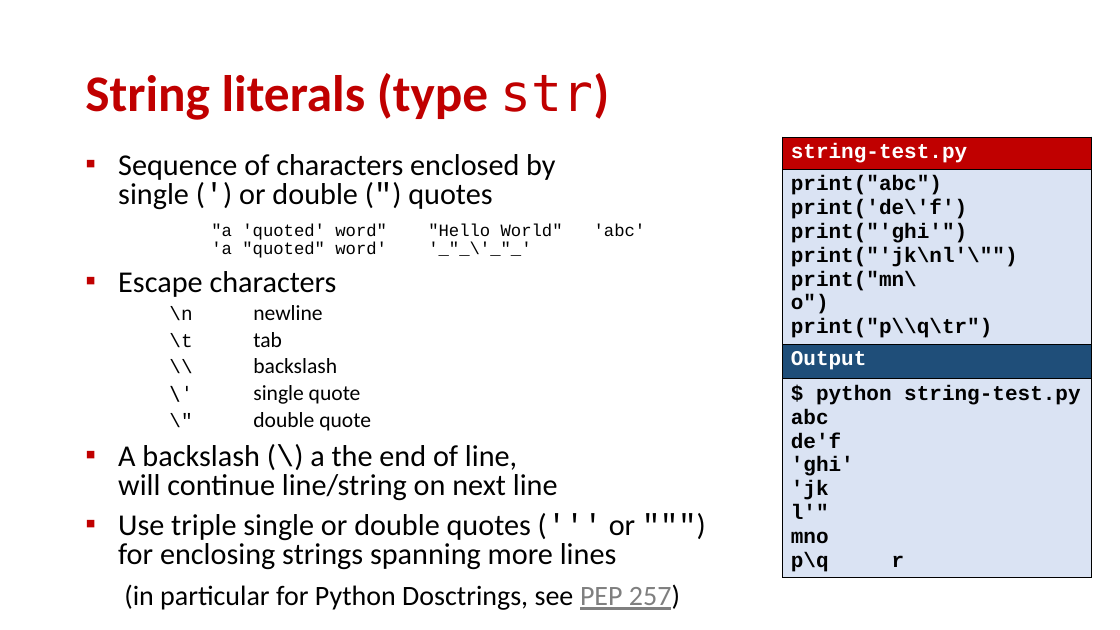
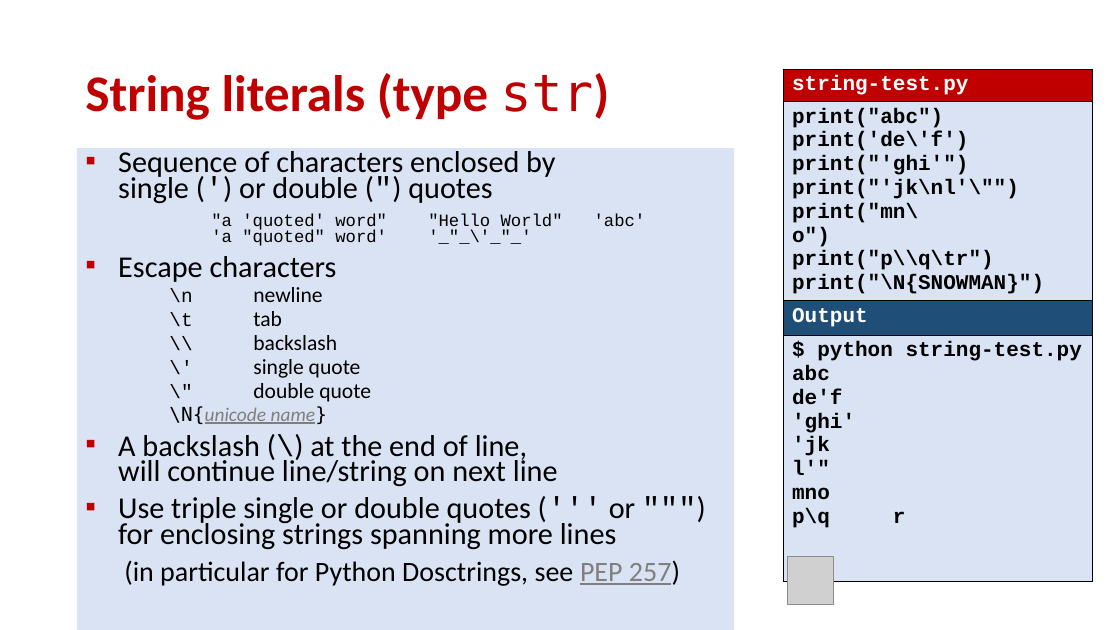
Before and after one commit to gsbrodal/gsbrodal.github.io, a slide deck: slide 12 of ipsa/slides/basics.pptx. Drawn at 1120x630 pixels with LibreOffice and Linux fonts; fonts in the diff are those of the drawing; grey boxes stand for pictures. Boxes give left, top, right and bottom in pixels: in the first picture for what was removed or moved away, otherwise in the second. Text is boxed around its words. In the diff, an @@ line names an element or a change of style, - is before the commit and + after.

Commit message:
Unicode exercise

```diff
--- a/ipsa/slides/basics.pptx
+++ b/ipsa/slides/basics.pptx
@@ table at [784, 69, 1093, 607] @@
@@ row 2, column 1: "print("abc") / print('de\'f') / print("'ghi'") / print("'jk\nl'\"") / print("mn\ / o") / print("p\\q\tr")" to "print("abc") / print('de\'f') / print("'ghi'") / print("'jk\nl'\"") / print("mn\ / o") / print("p\\q\tr") / print("\N{SNOWMAN}")" @@
@@ table: place and size @@
-table at [782, 137, 1091, 600]
+table at [784, 69, 1093, 607]
@@ text "Sequence of characters enclosed by ...": place and size @@
-text "Sequence of characters enclosed by ..." at [118, 154, 680, 610]
+text "Sequence of characters enclosed by ..." at [77, 148, 734, 630]
@@ text "Sequence of characters enclosed by ..." at [77, 148, 734, 630]: fill none to #DAE3F3 @@
@@ text at [118, 151, 680, 586]: font DejaVu Sans Mono to Courier New in "\'"; line spacing 0.8 to 0.7 @@
@@ text at [118, 406, 558, 487]: text changed @@
-▪ A backslash (\) a the end of line,
-  will continue line/string on next line
+    \N{unicode name}
+▪ A backslash (\) at the end of line,
+  will continue line/string on next line
@@ picture added at [787, 557, 834, 604] @@
```
Also in this commit, not shown: 5 other files.
